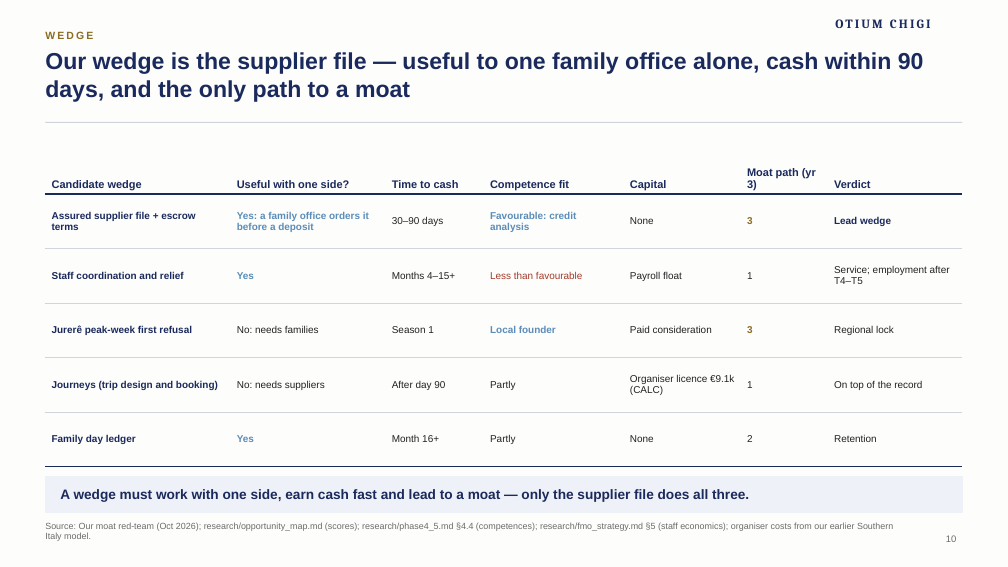
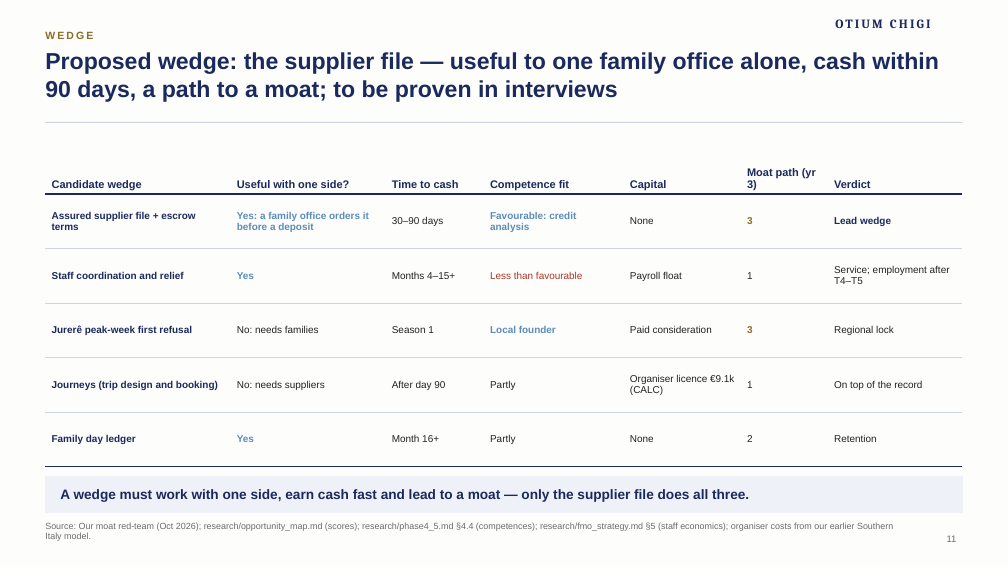
Before and after one commit to algarcalebe-web/legendary-bassoon, a slide deck: slide 11 of deck/Otium_Chigi_Journeys_Pitch_Deck.pptx (slide 10 before the commit). Drawn at 1008x567 pixels with LibreOffice and Linux fonts; fonts in the diff are those of the drawing; background and template pictures are left out. Boxes give left, top, right and bottom in pixels: in the first picture for what was removed or moved away, otherwise in the second. Text is boxed around its words. In the diff, an @@ line names an element or a change of style, - is before the commit and + after.

```diff
--- a/deck/Otium_Chigi_Journeys_Pitch_Deck.pptx
+++ b/deck/Otium_Chigi_Journeys_Pitch_Deck.pptx
@@ title at <box>45,52,939,102</box>: text changed @@
-Our wedge is the supplier file — useful to one family office alone, cash within 90 days, and the only path to a moat
+Proposed wedge: the supplier file — useful to one family office alone, cash within 90 days, a path to a moat; to be proven in interviews
@@ page number at <box>947,535,957,542</box>: text changed @@
-10
+11
```
Also in this commit, not shown: 3 other slides changed, 3 slides added, 3 other files.
